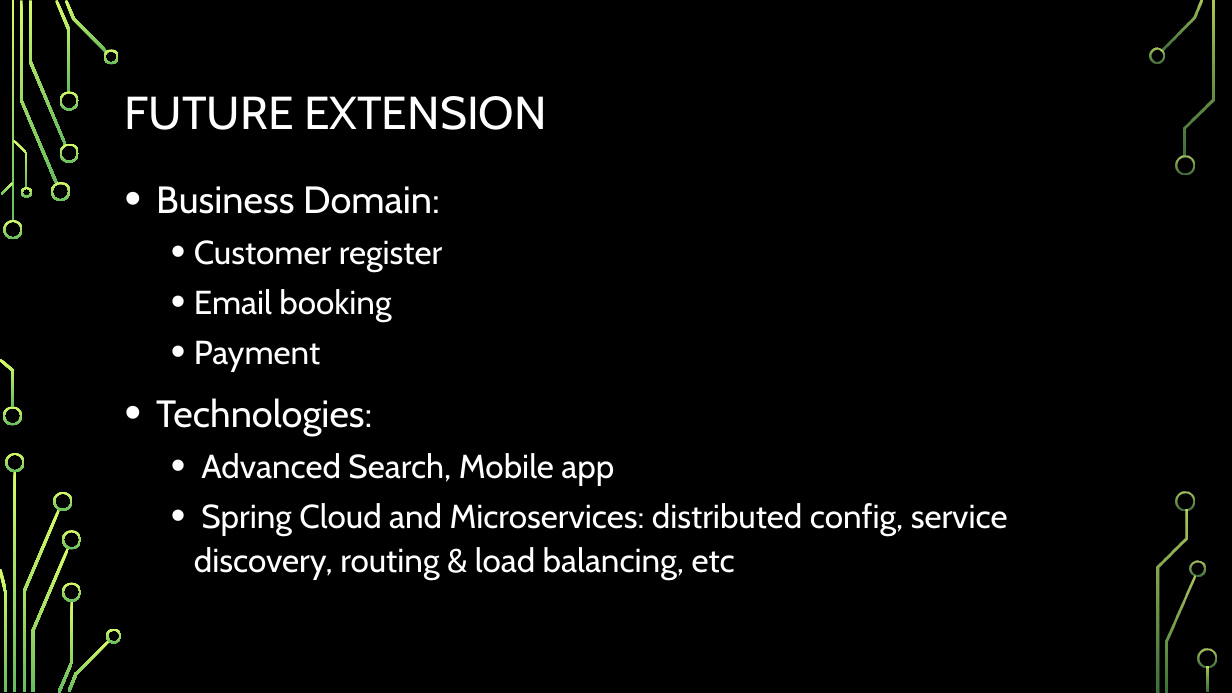
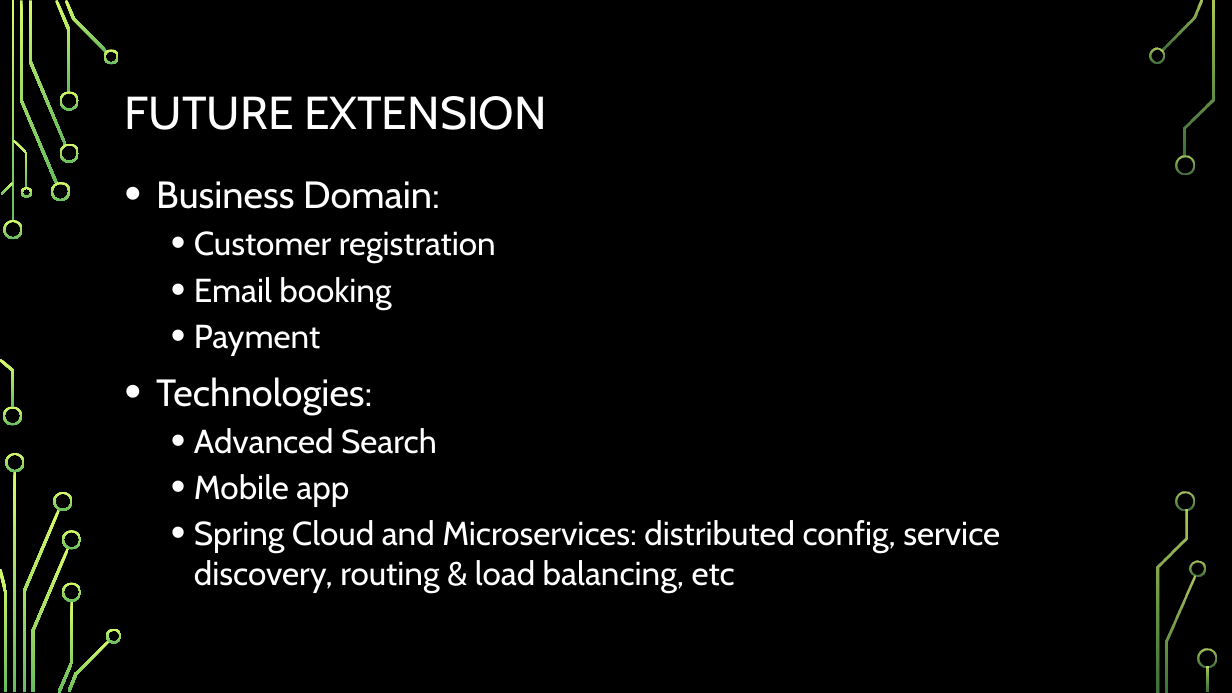
Before and after one commit to nbbon/fms, a slide deck: slide 8 of document/Saigonese-Flight-Management-System.pptx (slide 7 before the commit). Drawn at 1232x693 pixels with LibreOffice and Linux fonts; fonts in the diff are those of the drawing; background and template pictures are left out. Boxes give left, top, right and bottom in pixels: in the first picture for what was removed or moved away, otherwise in the second. Text is boxed around its words. In the diff, an @@ line names an element or a change of style, - is before the commit and + after.

```diff
--- a/document/Saigonese-Flight-Management-System.pptx
+++ b/document/Saigonese-Flight-Management-System.pptx
@@ text at <box>156,181,1000,593</box>: line spacing 1.1 to 1 @@
@@ text at <box>194,231,496,263</box>: text changed @@
-  • Customer register
+  • Customer registration
@@ text at <box>194,428,437,506</box>: text changed @@
-  • Advanced Search, Mobile app
+  • Advanced Search
+  • Mobile app
```
Also in this commit, not shown: 4 other slides changed, 1 slide added, 1 other file.
